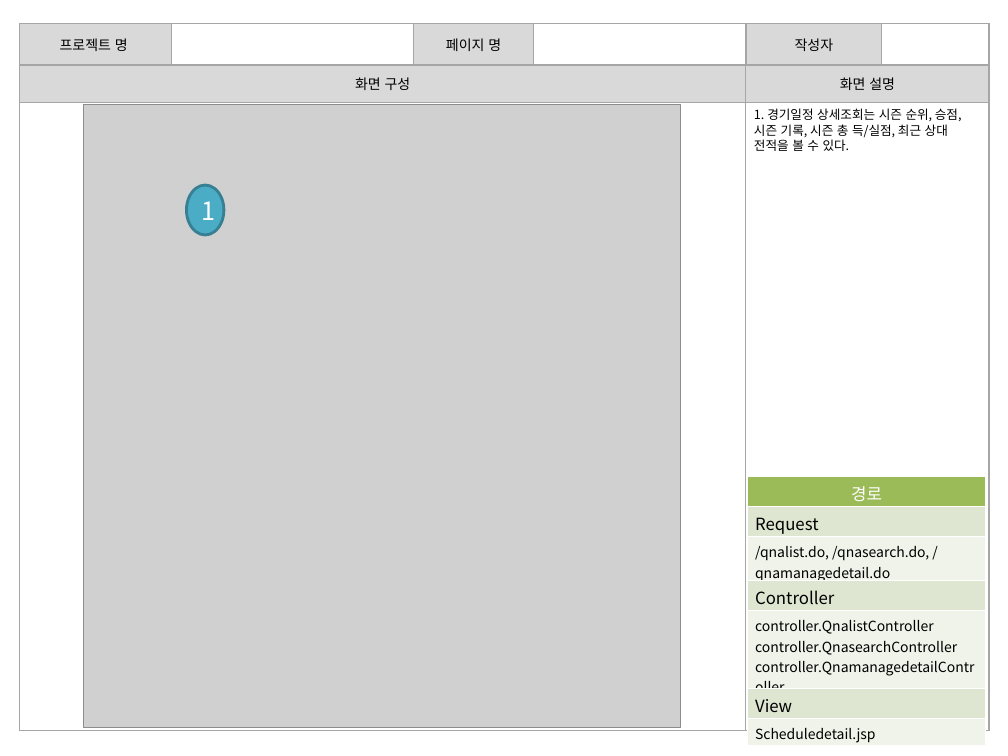
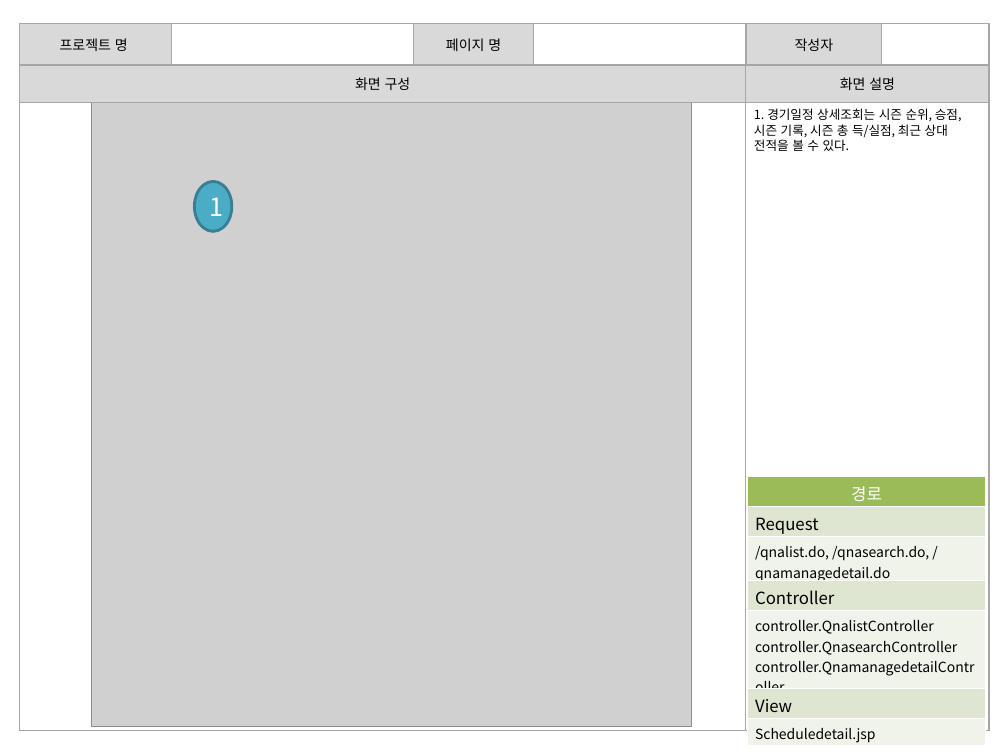
Before and after one commit to banana1531/ggs, a slide deck: slide 5 of doc/1.개인폴더/최현우/01. 스토리보드_경기일정.pptx. Drawn at 1008x756 pixels with LibreOffice and Linux fonts; fonts in the diff are those of the drawing; grey boxes stand for pictures. Boxes give left, top, right and bottom in pixels: in the first picture for what was removed or moved away, otherwise in the second. Text is boxed around its words. In the diff, an @@ line names an element or a change of style, - is before the commit and + after.

```diff
--- a/doc/1.개인폴더/최현우/01. 스토리보드_경기일정.pptx
+++ b/doc/1.개인폴더/최현우/01. 스토리보드_경기일정.pptx
@@ picture: place and size @@
-picture at box(84, 105, 681, 728)
+picture at box(92, 103, 691, 727)
@@ ellipse "1": place and size @@
-ellipse "1" at box(186, 185, 224, 236)
+ellipse "1" at box(195, 181, 232, 232)
```
Also in this commit, not shown: 5 other slides changed.
